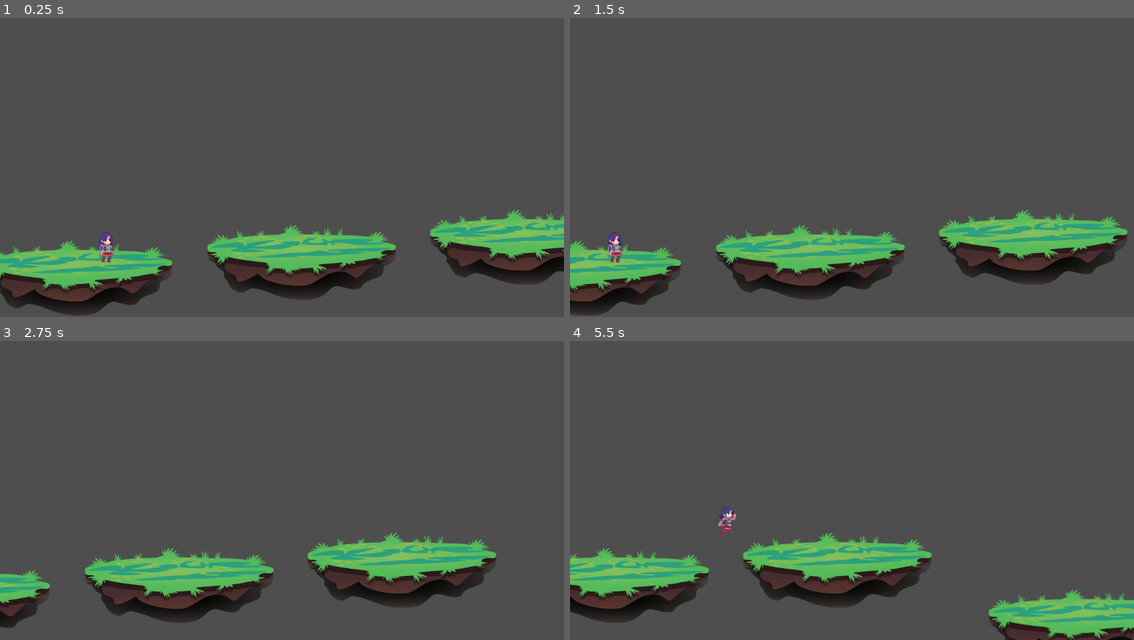
Above: before the commit, frames 1-4 (two rows, left to right).
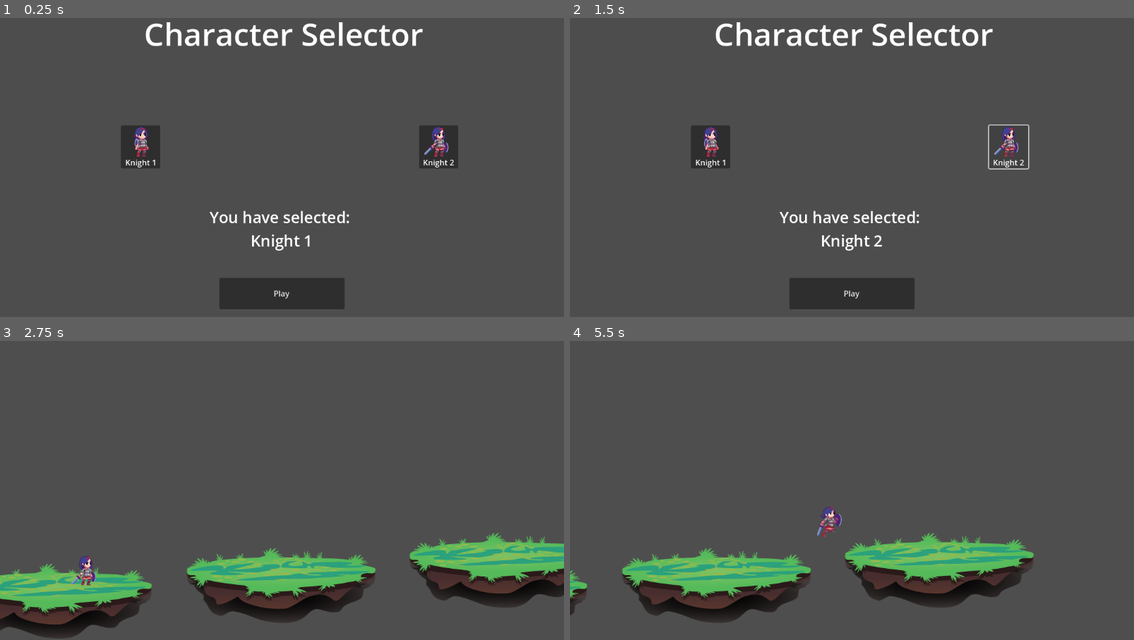
Above: after the commit, the same moments.

Repository: zxkevin168/gacha-space-birds
Game: Godot game, scene res://scenes/character_selection.tscn
Same seed, same stepped clock (60 frames per second), same inputs: the game is played once before the commit and once after it. Before the commit the project starts from res://scenes/main_game.tscn.
Inputs (mouse positions are in pixels of both pictures, inside the frame that each line leads up to):
- Up to frame 1 (0.25 s): no input
- Up to frame 2 (1.5 s): click (711, 146) at 0.52 s; click (1009, 146) at 1.27 s
- Up to frame 3 (2.75 s): click (282, 616) at 2 s, where only the run after the commit has a clickable "Play"
- Up to frame 4 (5.5 s): hold Right (move_right) 2.78-4.28 s; tap Space (move_jump) at 3.02, 3.77, 5.27 s; hold Left (move_left) 4.28-5.03 s; hold Right (move_right) from 5.03 s (still down)

The runs differ from the first frame. In frame 1, 20% of the frame differs, in the area x 0-100%, y 1-100%; in frame 2, 19%; in frame 3, 18%; in frame 4, 18%.

Commit message:
feat: added character selection scene, added assets for another character, added global scene to store which character is selected, added scene for new character, updated main game to spawn selected charactor

Diff:
--- a/project.godot
+++ b/project.godot
@@ -11,9 +11,13 @@
 [application]
 
 config/name="Gacha Space Birds"
-run/main_scene="uid://ctm7ijybvxjnk"
+run/main_scene="uid://c06k5vskawibk"
 config/features=PackedStringArray("4.5", "Forward Plus")
 config/icon="res://icon.svg"
+
+[autoload]
+
+Global="*res://scripts/global.gd"
 
 [input]
 
--- /dev/null
+++ b/scenes/character_selection.tscn
@@ -0,0 +1,150 @@
+[gd_scene load_steps=14 format=3 uid="uid://c06k5vskawibk"]
+
+[ext_resource type="Script" uid="uid://cu2nqkdp1ut43" path="res://scripts/character_selection.gd" id="1_o5bvq"]
+[ext_resource type="Texture2D" uid="uid://m12hdwd5fojv" path="res://art/idle_1.png" id="2_dd54q"]
+[ext_resource type="Texture2D" uid="uid://cl05yswx4012a" path="res://art/idle_2.png" id="4_l56u2"]
+
+[sub_resource type="AtlasTexture" id="AtlasTexture_o5bvq"]
+atlas = ExtResource("2_dd54q")
+region = Rect2(0, 0, 100, 64)
+
+[sub_resource type="AtlasTexture" id="AtlasTexture_l56u2"]
+atlas = ExtResource("2_dd54q")
+region = Rect2(100, 0, 100, 64)
+
+[sub_resource type="AtlasTexture" id="AtlasTexture_7xed0"]
+atlas = ExtResource("2_dd54q")
+region = Rect2(200, 0, 100, 64)
+
+[sub_resource type="AtlasTexture" id="AtlasTexture_wh1ae"]
+atlas = ExtResource("2_dd54q")
+region = Rect2(300, 0, 100, 64)
+
+[sub_resource type="SpriteFrames" id="SpriteFrames_cqj7k"]
+animations = [{
+"frames": [{
+"duration": 1.0,
+"texture": SubResource("AtlasTexture_o5bvq")
+}, {
+"duration": 1.0,
+"texture": SubResource("AtlasTexture_l56u2")
+}, {
+"duration": 1.0,
+"texture": SubResource("AtlasTexture_7xed0")
+}, {
+"duration": 1.0,
+"texture": SubResource("AtlasTexture_wh1ae")
+}],
+"loop": true,
+"name": &"default",
+"speed": 5.0
+}]
+
+[sub_resource type="AtlasTexture" id="AtlasTexture_cqj7k"]
+atlas = ExtResource("4_l56u2")
+region = Rect2(0, 0, 100, 64)
+
+[sub_resource type="AtlasTexture" id="AtlasTexture_iixut"]
+atlas = ExtResource("4_l56u2")
+region = Rect2(100, 0, 100, 64)
+
+[sub_resource type="AtlasTexture" id="AtlasTexture_dv8bk"]
+atlas = ExtResource("4_l56u2")
+region = Rect2(200, 0, 100, 64)
+
+[sub_resource type="AtlasTexture" id="AtlasTexture_v724p"]
+atlas = ExtResource("4_l56u2")
+region = Rect2(300, 0, 100, 64)
+
+[sub_resource type="SpriteFrames" id="SpriteFrames_7rsvw"]
+animations = [{
+"frames": [{
+"duration": 1.0,
+"texture": SubResource("AtlasTexture_cqj7k")
+}, {
+"duration": 1.0,
+"texture": SubResource("AtlasTexture_iixut")
+}, {
+"duration": 1.0,
+"texture": SubResource("AtlasTexture_dv8bk")
+}, {
+"duration": 1.0,
+"texture": SubResource("AtlasTexture_v724p")
+}],
+"loop": true,
+"name": &"default",
+"speed": 5.0
+}]
+
+[node name="character_selection" type="Node2D"]
+script = ExtResource("1_o5bvq")
+
+[node name="knight1_animation" type="AnimatedSprite2D" parent="."]
+top_level = true
+position = Vector2(288, 288)
+sprite_frames = SubResource("SpriteFrames_cqj7k")
+
+[node name="knight1_name" type="Label" parent="knight1_animation"]
+offset_left = -32.0
+offset_top = 32.0
+offset_right = 32.0
+offset_bottom = 55.0
+text = "Knight 1"
+
+[node name="knight2_animation" type="AnimatedSprite2D" parent="."]
+top_level = true
+position = Vector2(896, 288)
+sprite_frames = SubResource("SpriteFrames_7rsvw")
+frame = 3
+frame_progress = 0.22100991
+
+[node name="knight2_name" type="Label" parent="knight2_animation"]
+offset_left = -32.0
+offset_top = 32.0
+offset_right = 32.0
+offset_bottom = 55.0
+text = "Knight 2"
+
+[node name="knight1_button" type="Button" parent="."]
+offset_left = 247.0
+offset_top = 256.0
+offset_right = 327.0
+offset_bottom = 344.0
+
+[node name="knight2_button" type="Button" parent="."]
+offset_left = 856.0
+offset_top = 256.0
+offset_right = 936.0
+offset_bottom = 344.0
+
+[node name="character_selector_title" type="Label" parent="."]
+anchors_preset = 5
+anchor_left = 0.5
+anchor_right = 0.5
+offset_left = 8.0
+offset_right = 1152.0
+offset_bottom = 136.0
+grow_horizontal = 2
+theme_override_font_sizes/font_size = 64
+text = "Character Selector"
+horizontal_alignment = 1
+vertical_alignment = 1
+
+[node name="selected_name" type="Label" parent="."]
+offset_top = 384.0
+offset_right = 1152.0
+offset_bottom = 552.0
+theme_override_font_sizes/font_size = 32
+horizontal_alignment = 1
+vertical_alignment = 1
+
+[node name="play_button" type="Button" parent="."]
+offset_left = 448.0
+offset_top = 568.0
+offset_right = 704.0
+offset_bottom = 632.0
+text = "Play"
+
+[connection signal="pressed" from="knight1_button" to="." method="_on_knight_1_button_pressed"]
+[connection signal="pressed" from="knight2_button" to="." method="_on_knight_2_button_pressed"]
+[connection signal="pressed" from="play_button" to="." method="_on_play_button_pressed"]
--- a/scenes/player_character.tscn
+++ b/scenes/knight1.tscn
@@ -172,8 +172,9 @@
 [sub_resource type="RectangleShape2D" id="RectangleShape2D_2brt4"]
 size = Vector2(31, 63)
 
-[node name="player_character" type="CharacterBody2D"]
-script = ExtResource("1_uj7mf")
+[node name="knight1" type="CharacterBody2D"]
+top_level = true
+script = ExtResource("1_5hcsg")
 
 [node name="AnimatedSprite2D" type="AnimatedSprite2D" parent="."]
 sprite_frames = SubResource("SpriteFrames_tncax")
--- /dev/null
+++ b/scenes/knight2.tscn
@@ -0,0 +1,185 @@
+[gd_scene load_steps=28 format=3 uid="uid://bwnypx1rei3sg"]
+
+[ext_resource type="Script" uid="uid://rfgxgwy7bhu0" path="res://scripts/player_character.gd" id="1_5hcsg"]
+[ext_resource type="Texture2D" uid="uid://c0tn64y61ochg" path="res://art/falling_2.png" id="2_5hcsg"]
+[ext_resource type="Texture2D" uid="uid://cl05yswx4012a" path="res://art/idle_2.png" id="3_gmhof"]
+[ext_resource type="Texture2D" uid="uid://bpm352tbqvdds" path="res://art/jumping_2.png" id="4_tu5pt"]
+[ext_resource type="Texture2D" uid="uid://jhbwwymxxfxs" path="res://art/walking_2.png" id="5_t3ryk"]
+
+[sub_resource type="AtlasTexture" id="AtlasTexture_meavg"]
+atlas = ExtResource("2_5hcsg")
+region = Rect2(0, 0, 100, 64)
+
+[sub_resource type="AtlasTexture" id="AtlasTexture_b0lh8"]
+atlas = ExtResource("2_5hcsg")
+region = Rect2(100, 0, 100, 64)
+
+[sub_resource type="AtlasTexture" id="AtlasTexture_y5ipi"]
+atlas = ExtResource("2_5hcsg")
+region = Rect2(200, 0, 100, 64)
+
+[sub_resource type="AtlasTexture" id="AtlasTexture_0py51"]
+atlas = ExtResource("3_gmhof")
+region = Rect2(0, 0, 100, 64)
+
+[sub_resource type="AtlasTexture" id="AtlasTexture_43g1r"]
+atlas = ExtResource("3_gmhof")
+region = Rect2(100, 0, 100, 64)
+
+[sub_resource type="AtlasTexture" id="AtlasTexture_180ux"]
+atlas = ExtResource("3_gmhof")
+region = Rect2(200, 0, 100, 64)
+
+[sub_resource type="AtlasTexture" id="AtlasTexture_uxtfp"]
+atlas = ExtResource("3_gmhof")
+region = Rect2(300, 0, 100, 64)
+
+[sub_resource type="AtlasTexture" id="AtlasTexture_nq5dd"]
+atlas = ExtResource("4_tu5pt")
+region = Rect2(0, 0, 100, 64)
+
+[sub_resource type="AtlasTexture" id="AtlasTexture_3apne"]
+atlas = ExtResource("4_tu5pt")
+region = Rect2(100, 0, 100, 64)
+
+[sub_resource type="AtlasTexture" id="AtlasTexture_0jykj"]
+atlas = ExtResource("4_tu5pt")
+region = Rect2(200, 0, 100, 64)
+
+[sub_resource type="AtlasTexture" id="AtlasTexture_hqocd"]
+atlas = ExtResource("4_tu5pt")
+region = Rect2(300, 0, 100, 64)
+
+[sub_resource type="AtlasTexture" id="AtlasTexture_habux"]
+atlas = ExtResource("4_tu5pt")
+region = Rect2(400, 0, 100, 64)
+
+[sub_resource type="AtlasTexture" id="AtlasTexture_pvlpr"]
+atlas = ExtResource("4_tu5pt")
+region = Rect2(500, 0, 100, 64)
+
+[sub_resource type="AtlasTexture" id="AtlasTexture_cadx0"]
+atlas = ExtResource("5_t3ryk")
+region = Rect2(0, 0, 100, 64)
+
+[sub_resource type="AtlasTexture" id="AtlasTexture_do14l"]
+atlas = ExtResource("5_t3ryk")
+region = Rect2(100, 0, 100, 64)
+
+[sub_resource type="AtlasTexture" id="AtlasTexture_qnupg"]
+atlas = ExtResource("5_t3ryk")
+region = Rect2(200, 0, 100, 64)
+
+[sub_resource type="AtlasTexture" id="AtlasTexture_pqs2v"]
+atlas = ExtResource("5_t3ryk")
+region = Rect2(300, 0, 100, 64)
+
+[sub_resource type="AtlasTexture" id="AtlasTexture_36hvw"]
+atlas = ExtResource("5_t3ryk")
+region = Rect2(400, 0, 100, 64)
+
+[sub_resource type="AtlasTexture" id="AtlasTexture_gsurd"]
+atlas = ExtResource("5_t3ryk")
+region = Rect2(500, 0, 100, 64)
+
+[sub_resource type="AtlasTexture" id="AtlasTexture_jijvh"]
+atlas = ExtResource("5_t3ryk")
+region = Rect2(600, 0, 100, 64)
+
+[sub_resource type="SpriteFrames" id="SpriteFrames_tncax"]
+animations = [{
+"frames": [{
+"duration": 1.0,
+"texture": SubResource("AtlasTexture_meavg")
+}, {
+"duration": 1.0,
+"texture": SubResource("AtlasTexture_b0lh8")
+}, {
+"duration": 1.0,
+"texture": SubResource("AtlasTexture_y5ipi")
+}],
+"loop": true,
+"name": &"falling",
+"speed": 5.0
+}, {
+"frames": [{
+"duration": 1.0,
+"texture": SubResource("AtlasTexture_0py51")
+}, {
+"duration": 1.0,
+"texture": SubResource("AtlasTexture_43g1r")
+}, {
+"duration": 1.0,
+"texture": SubResource("AtlasTexture_180ux")
+}, {
+"duration": 1.0,
+"texture": SubResource("AtlasTexture_uxtfp")
+}],
+"loop": true,
+"name": &"idle",
+"speed": 5.0
+}, {
+"frames": [{
+"duration": 1.0,
+"texture": SubResource("AtlasTexture_nq5dd")
+}, {
+"duration": 1.0,
+"texture": SubResource("AtlasTexture_3apne")
+}, {
+"duration": 1.0,
+"texture": SubResource("AtlasTexture_0jykj")
+}, {
+"duration": 1.0,
+"texture": SubResource("AtlasTexture_hqocd")
+}, {
+"duration": 1.0,
+"texture": SubResource("AtlasTexture_habux")
+}, {
+"duration": 1.0,
+"texture": SubResource("AtlasTexture_pvlpr")
+}],
+"loop": true,
+"name": &"jumping",
+"speed": 5.0
+}, {
+"frames": [{
+"duration": 1.0,
+"texture": SubResource("AtlasTexture_cadx0")
+}, {
+"duration": 1.0,
+"texture": SubResource("AtlasTexture_do14l")
+}, {
+"duration": 1.0,
+"texture": SubResource("AtlasTexture_qnupg")
+}, {
+"duration": 1.0,
+"texture": SubResource("AtlasTexture_pqs2v")
+}, {
+"duration": 1.0,
+"texture": SubResource("AtlasTexture_36hvw")
+}, {
+"duration": 1.0,
+"texture": SubResource("AtlasTexture_gsurd")
+}, {
+"duration": 1.0,
+"texture": SubResource("AtlasTexture_jijvh")
+}],
+"loop": true,
+"name": &"walking",
+"speed": 5.0
+}]
+
+[sub_resource type="RectangleShape2D" id="RectangleShape2D_2brt4"]
+size = Vector2(47, 63)
+
+[node name="knight2" type="CharacterBody2D"]
+top_level = true
+script = ExtResource("1_5hcsg")
+
+[node name="AnimatedSprite2D" type="AnimatedSprite2D" parent="."]
+sprite_frames = SubResource("SpriteFrames_tncax")
+animation = &"walking"
+
+[node name="CollisionShape2D" type="CollisionShape2D" parent="."]
+position = Vector2(-8.5, 0.5)
+shape = SubResource("RectangleShape2D_2brt4")
--- a/scenes/main_game.tscn
+++ b/scenes/main_game.tscn
@@ -1,8 +1,7 @@
-[gd_scene load_steps=4 format=3 uid="uid://ctm7ijybvxjnk"]
+[gd_scene load_steps=3 format=3 uid="uid://ctm7ijybvxjnk"]
 
 [ext_resource type="Script" uid="uid://k5yhi3n84ocj" path="res://scripts/main_game.gd" id="1_d2op2"]
 [ext_resource type="PackedScene" uid="uid://did0y04jsq2sy" path="res://scenes/floor.tscn" id="2_0rdsr"]
-[ext_resource type="PackedScene" uid="uid://nfgaemqy2rdp" path="res://scenes/player_character.tscn" id="3_ipu61"]
 
 [node name="main_game" type="Node2D"]
 script = ExtResource("1_d2op2")
@@ -25,8 +24,4 @@
 [node name="spawn_timer" type="Timer" parent="."]
 wait_time = 5.0
 
-[node name="player_character" parent="." instance=ExtResource("3_ipu61")]
-top_level = true
-position = Vector2(240, 504)
-
 [connection signal="timeout" from="spawn_timer" to="." method="_on_spawn_timer_timeout"]
--- /dev/null
+++ b/scripts/character_selection.gd
@@ -0,0 +1,26 @@
+extends Node2D
+
+var selected = 1
+var character_array
+# Called when the node enters the scene tree for the first time.
+func _ready() -> void:
+	character_array = {1: {"name": "Knight 1", "animation": $knight1_animation}, 2: {"name": "Knight 2", "animation": $knight2_animation}}
+
+# Called every frame. 'delta' is the elapsed time since the previous frame.
+func _process(delta: float) -> void:
+	$selected_name.text = "You have selected: \n" + character_array[selected]["name"]
+	for each in character_array:
+		if each == selected:
+			character_array[each]["animation"].play()
+		else:
+			character_array[each]["animation"].stop()
+
+func _on_knight_1_button_pressed() -> void:
+	selected = 1
+
+func _on_knight_2_button_pressed() -> void:
+	selected = 2
+
+func _on_play_button_pressed() -> void:
+	Global.selected_character = selected
+	get_tree().change_scene_to_file("res://scenes/main_game.tscn")
--- /dev/null
+++ b/scripts/global.gd
@@ -0,0 +1,3 @@
+extends Node
+
+var selected_character = 1
--- a/scripts/main_game.gd
+++ b/scripts/main_game.gd
@@ -4,10 +4,15 @@
 @export var max_jump = 30
 var prev_platform_vector_y = 505
 var rng = RandomNumberGenerator.new()
-
+var characters: Array[String] = ["res://scenes/knight1.tscn", "res://scenes/knight2.tscn"]
 # Called when the node enters the scene tree for the first time.
 func _ready() -> void:
-	$spawn_timer.start() # Replace with function body.
+	$spawn_timer.start()
+	var path: String = characters[Global.selected_character - 1]
+	var player_character = load(path).instantiate()
+	player_character.position = Vector2(240, 504)
+	add_child(player_character)
+
 
 # Called every frame. 'delta' is the elapsed time since the previous frame.
 func _process(delta: float) -> void:
--- a/scripts/player_character.gd
+++ b/scripts/player_character.gd
@@ -26,11 +26,11 @@
 	# Get the input direction and handle the movement/deceleration
 	direction = Input.get_axis("move_left", "move_right")
 	if direction:
+		$AnimatedSprite2D.flip_h = false if direction >= 0 else true
 		velocity.x = direction * speed
 	else:
 		velocity.x = move_toward(velocity.x, static_speed.x, speed)
 
-	$AnimatedSprite2D.flip_h = false if direction >= 0 else true
 
 	if velocity.y < 0:
 		$AnimatedSprite2D.animation = "jumping"
Binary file added: art/falling_2.png
Not shown, added: art/falling_2.png.import
Binary file added: art/idle_2.png
Not shown, added: art/idle_2.png.import
Binary file added: art/jumping_2.png
Not shown, added: art/jumping_2.png.import
Binary file added: art/walking_2.png
Not shown, added: art/walking_2.png.import
Not shown: 1 places in scenes/knight1.tscn that only renumber resources
Not shown, added: scripts/character_selection.gd.uid
Not shown, added: scripts/global.gd.uid
